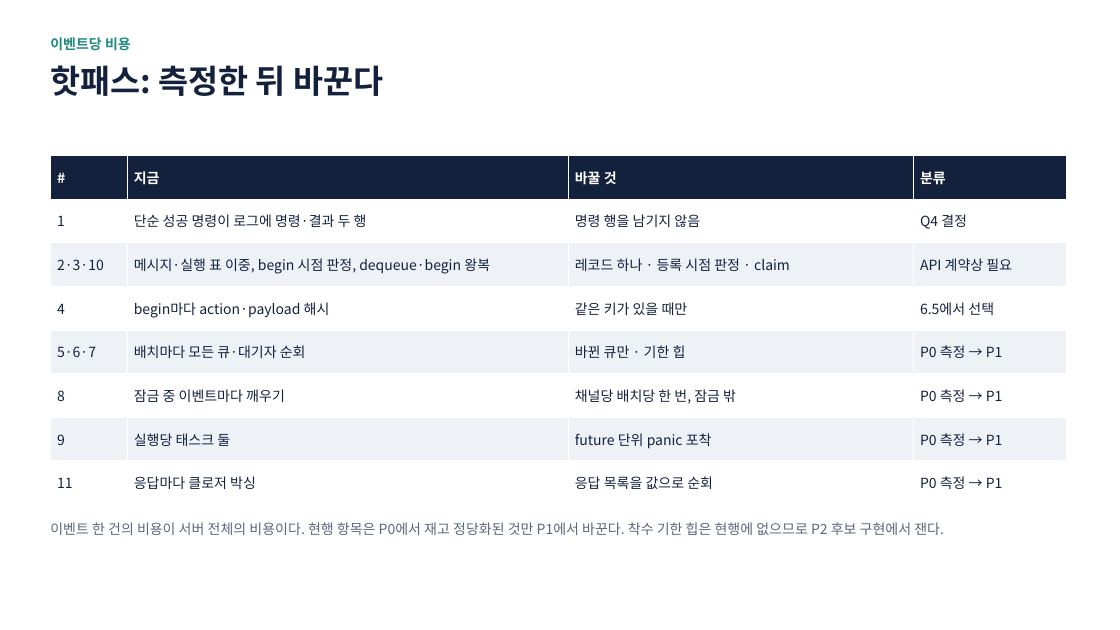
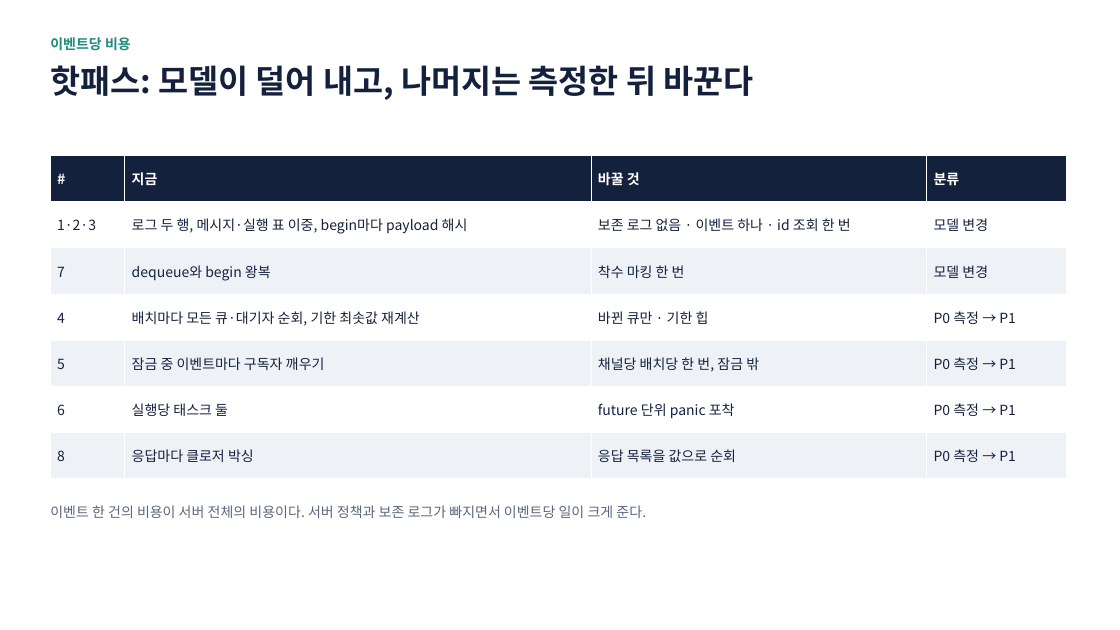
Before and after one commit to hikaMaeng/ruvent, a slide deck: slide 18 of docs/proposals/event-server-redesign.pptx. Drawn at 1120x630 pixels with LibreOffice and Linux fonts; fonts in the diff are those of the drawing. Boxes give left, top, right and bottom in pixels: in the first picture for what was removed or moved away, otherwise in the second. Text is boxed around its words. In the diff, an @@ line names an element or a change of style, - is before the commit and + after.

```diff
--- a/docs/proposals/event-server-redesign.pptx
+++ b/docs/proposals/event-server-redesign.pptx
@@ text at [50,65,754,100]: text changed @@
-핫패스: 측정한 뒤 바꾼다
+핫패스: 모델이 덜어 내고, 나머지는 측정한 뒤 바꾼다
@@ table at [50,155,1068,479] @@
-row 2: 1 | 단순 성공 명령이 로그에 명령·결과 두 행 | 명령 행을 남기지 않음 | Q4 결정
-row 3: 2·3·10 | 메시지·실행 표 이중, begin 시점 판정, dequeue·begin 왕복 | 레코드 하나 · 등록 시점 판정 · claim | API 계약상 필요
-row 4: 4 | begin마다 action·payload 해시 | 같은 키가 있을 때만 | 6.5에서 선택
-row 5: 5·6·7 | 배치마다 모든 큐·대기자 순회 | 바뀐 큐만 · 기한 힙 | P0 측정 → P1
-row 6: 8 | 잠금 중 이벤트마다 깨우기 | 채널당 배치당 한 번, 잠금 밖 | P0 측정 → P1
-row 7: 9 | 실행당 태스크 둘 | future 단위 panic 포착 | P0 측정 → P1
-row 8: 11 | 응답마다 클로저 박싱 | 응답 목록을 값으로 순회 | P0 측정 → P1
+row 2: 1·2·3 | 로그 두 행, 메시지·실행 표 이중, begin마다 payload 해시 | 보존 로그 없음 · 이벤트 하나 · id 조회 한 번 | 모델 변경
+row 3: 7 | dequeue와 begin 왕복 | 착수 마킹 한 번 | 모델 변경
+row 4: 4 | 배치마다 모든 큐·대기자 순회, 기한 최솟값 재계산 | 바뀐 큐만 · 기한 힙 | P0 측정 → P1
+row 5: 5 | 잠금 중 이벤트마다 구독자 깨우기 | 채널당 배치당 한 번, 잠금 밖 | P0 측정 → P1
+row 6: 6 | 실행당 태스크 둘 | future 단위 panic 포착 | P0 측정 → P1
+row 7: 8 | 응답마다 클로저 박싱 | 응답 목록을 값으로 순회 | P0 측정 → P1
@@ text at [50,505,646,518]: text changed @@
-이벤트 한 건의 비용이 서버 전체의 비용이다. 현행 항목은 P0에서 재고 정당화된 것만 P1에서 바꾼다. 착수 기한 힙은 현행에 없으므로 P2 후보 구현에서 잰다.
+이벤트 한 건의 비용이 서버 전체의 비용이다. 서버 정책과 보존 로그가 빠지면서 이벤트당 일이 크게 준다.
```
Also in this commit, not shown: 16 other slides changed, 6 slides added, 6 slides removed, 3 other files.
